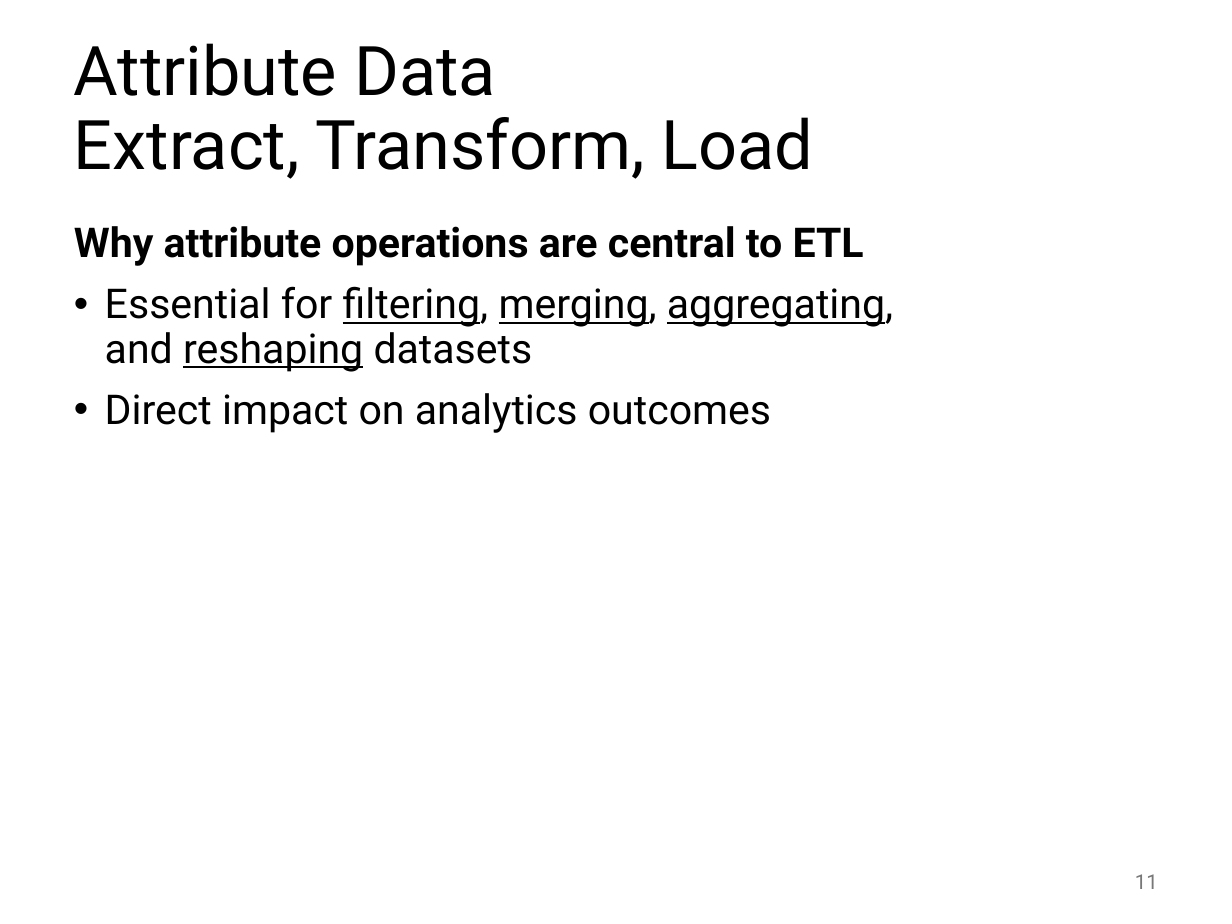
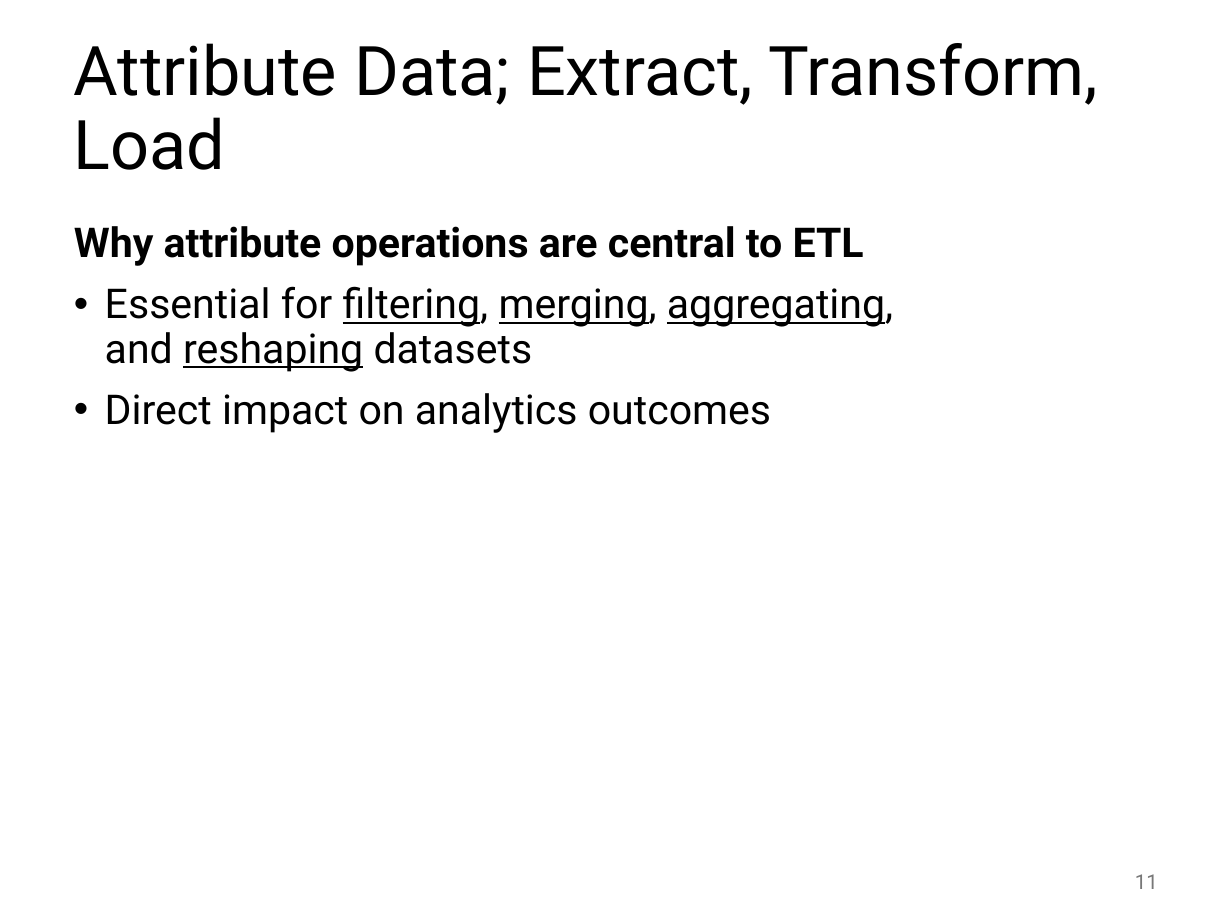
Before and after one commit to abuabara/abuabara.github.io, a slide deck: slide 11 of DAEN489S26/week2_slides.pptx. Drawn at 1232x924 pixels with LibreOffice and Linux fonts; fonts in the diff are those of the drawing. Boxes give left, top, right and bottom in pixels: in the first picture for what was removed or moved away, otherwise in the second. Text is boxed around its words. In the diff, an @@ line names an element or a change of style, - is before the commit and + after.

```diff
--- a/DAEN489S26/week2_slides.pptx
+++ b/DAEN489S26/week2_slides.pptx
@@ title at (74, 43, 1099, 170): text changed @@
-Attribute Data
-Extract, Transform, Load
+Attribute Data; Extract, Transform, Load
```
Also in this commit, not shown: 21 other slides changed, 1 other file.
